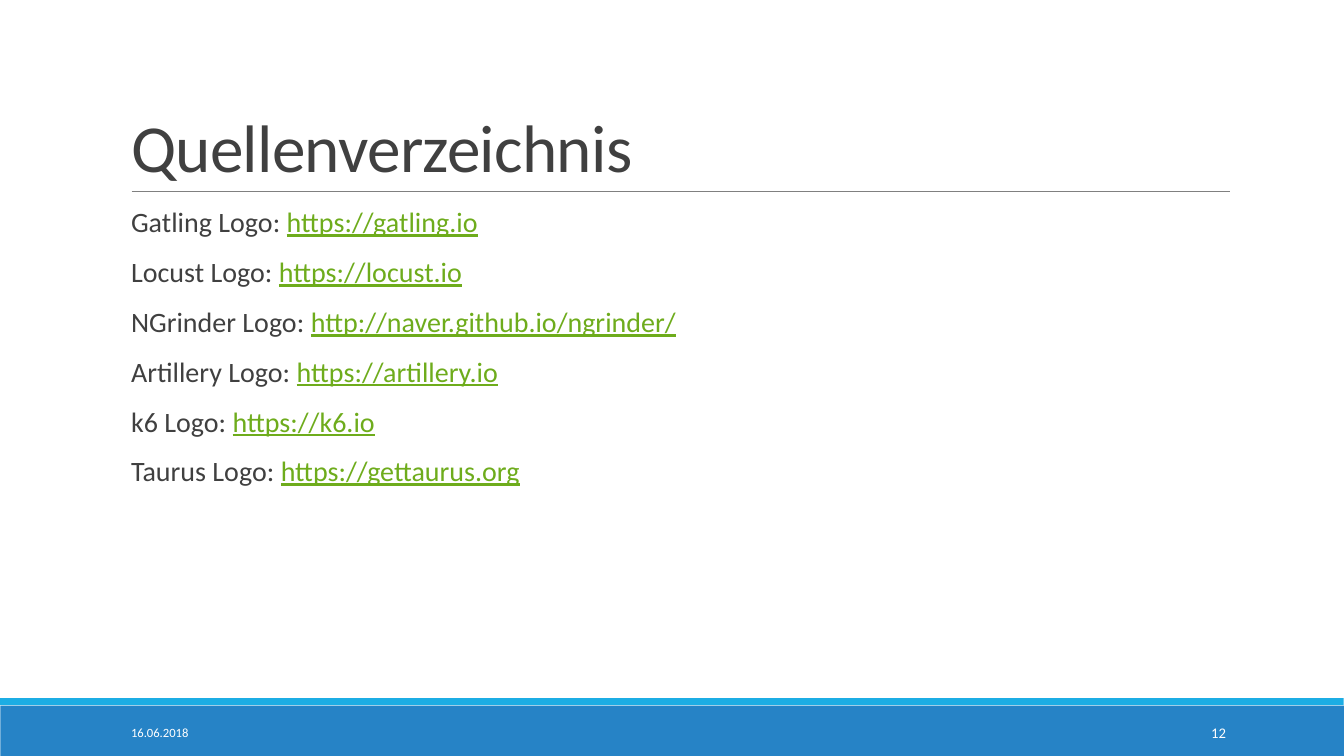
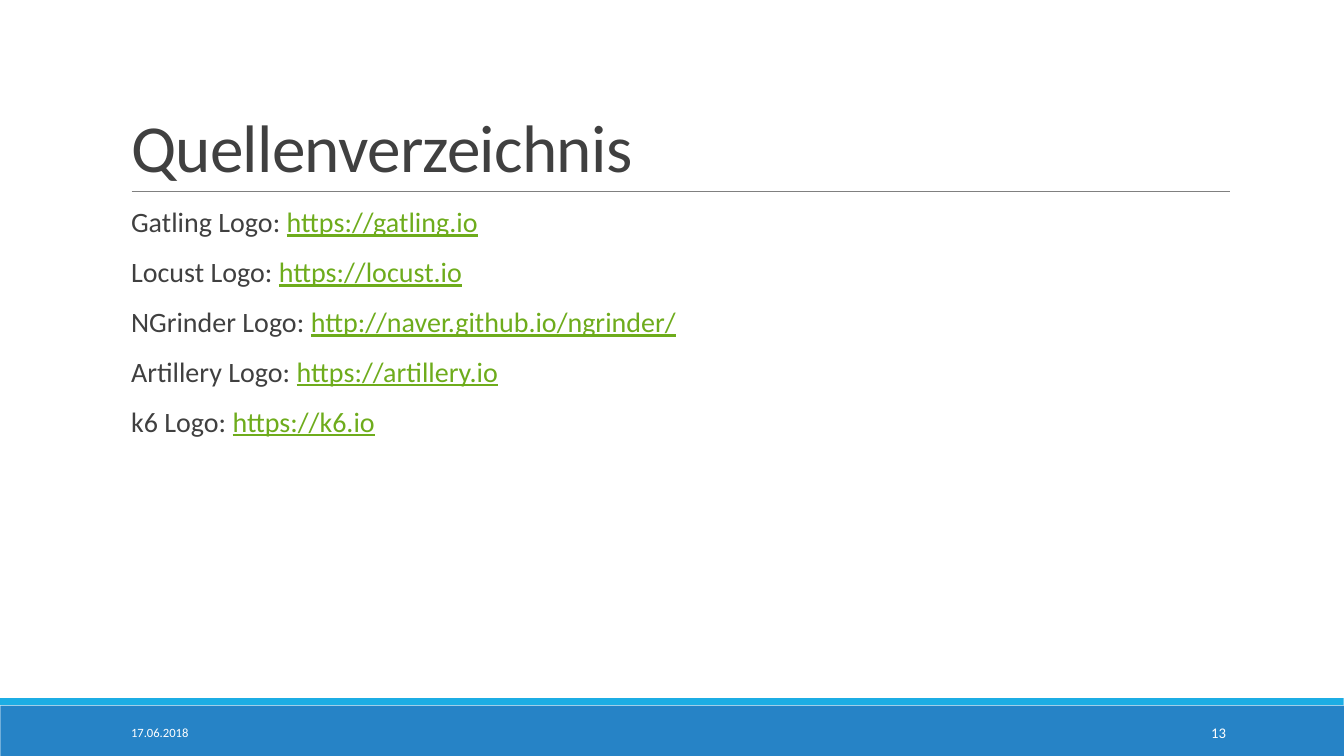
Before and after one commit to StTraeger/sqs-car-webservice, a slide deck: slide 13 of LoadTesting.pptx (slide 12 before the commit). Drawn at 1344x756 pixels with LibreOffice and Linux fonts; fonts in the diff are those of the drawing. Boxes give left, top, right and bottom in pixels: in the first picture for what was removed or moved away, otherwise in the second. Text is boxed around its words. In the diff, an @@ line names an element or a change of style, - is before the commit and + after.

```diff
--- a/LoadTesting.pptx
+++ b/LoadTesting.pptx
@@ text at (x1=131, y1=461, x2=520, y2=486): paragraph removed @@
-  Taurus Logo: https://gettaurus.org
@@ text at (x1=131, y1=728, x2=188, y2=737): text changed @@
-16.06.2018
+17.06.2018
```
Also in this commit, not shown: 10 other slides changed, 2 slides added, 1 other file.
